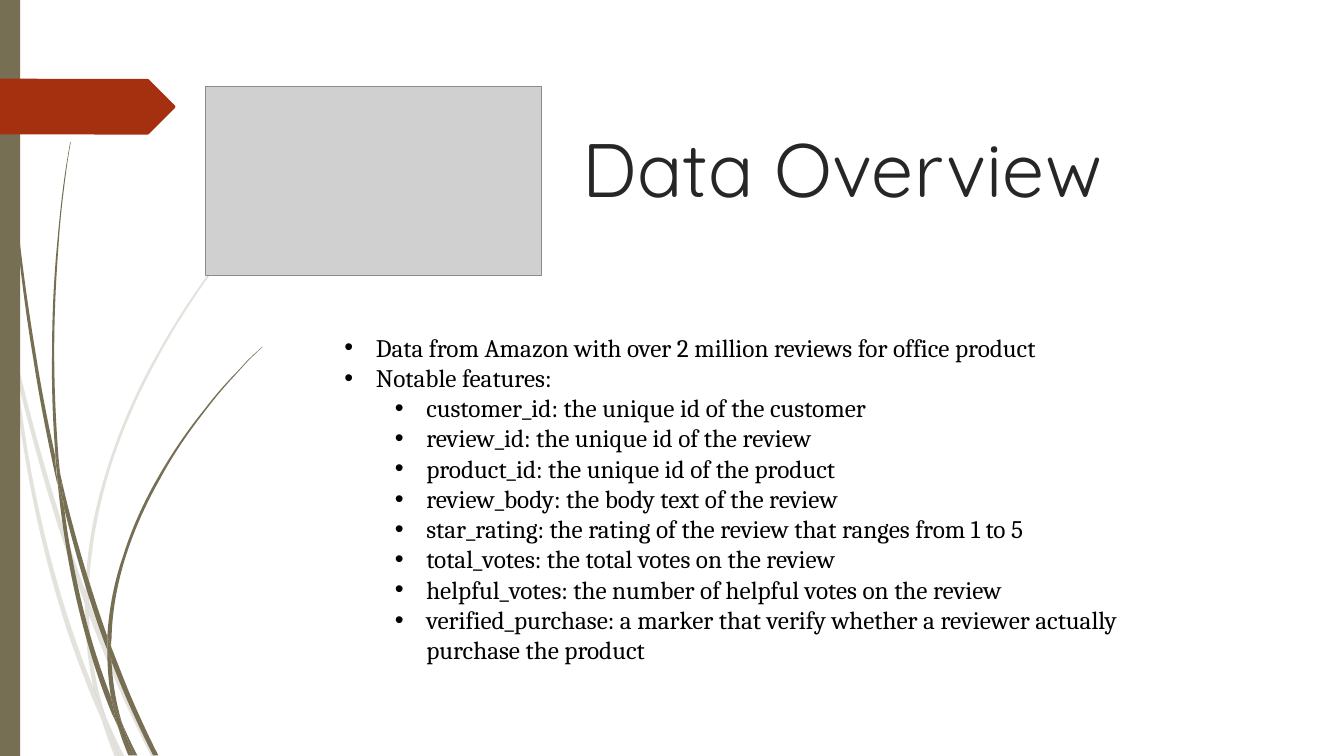
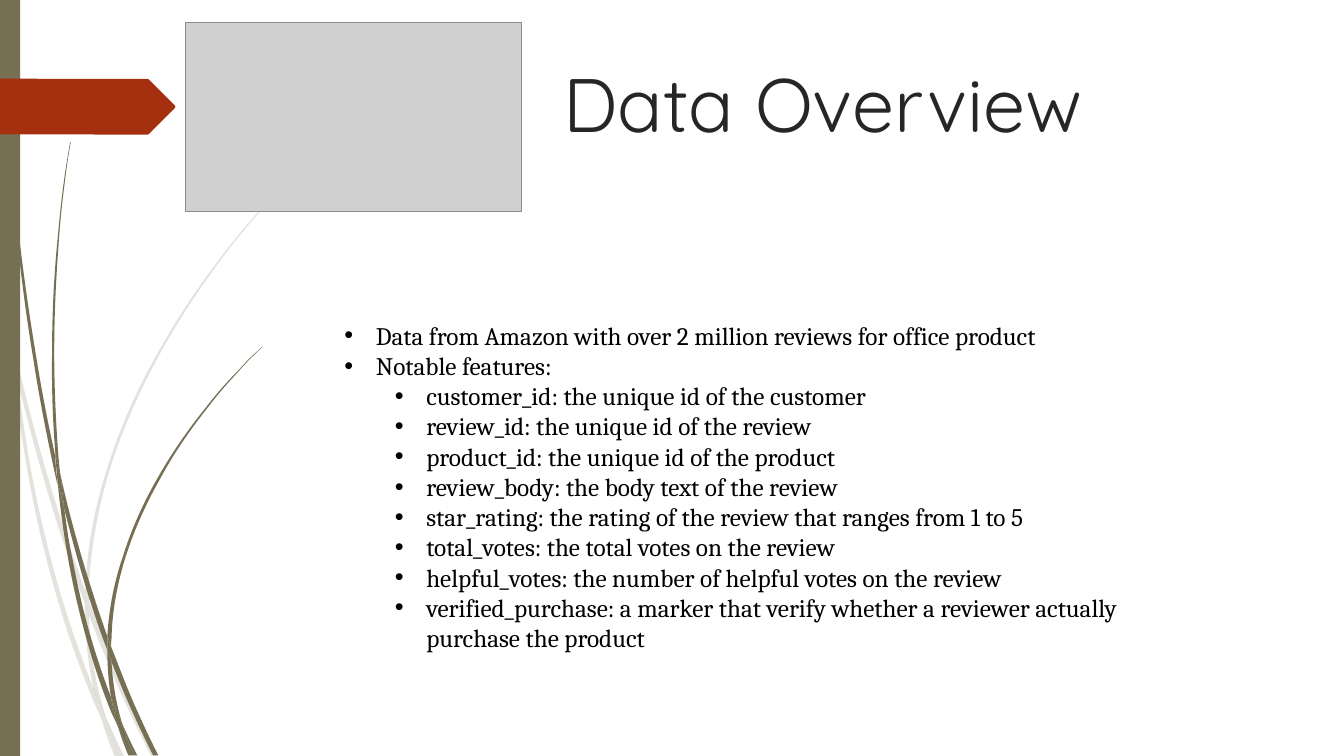
Before and after one commit to mnguyen494/Capstone-SpringBoard-2, a slide deck: slide 4 of Report/How to spot helpful reviews.pptx (slide 3 before the commit). Drawn at 1344x756 pixels with LibreOffice and Linux fonts; fonts in the diff are those of the drawing; grey boxes stand for pictures. Boxes give left, top, right and bottom in pixels: in the first picture for what was removed or moved away, otherwise in the second. Text is boxed around its words. In the diff, an @@ line names an element or a change of style, - is before the commit and + after.

```diff
--- a/Report/How to spot helpful reviews.pptx
+++ b/Report/How to spot helpful reviews.pptx
@@ picture: place and size @@
-picture at (206, 87, 541, 275)
+picture at (187, 22, 522, 211)
@@ title "Data Overview": place and size @@
-title "Data Overview" at (583, 143, 1101, 198)
+title "Data Overview" at (563, 78, 1082, 133)
@@ text "Data from Amazon with over ...": place and size @@
-text "Data from Amazon with over ..." at (376, 339, 1116, 665)
+text "Data from Amazon with over ..." at (376, 327, 1116, 653)
```
Also in this commit, not shown: 7 other slides changed, 4 slides added.
